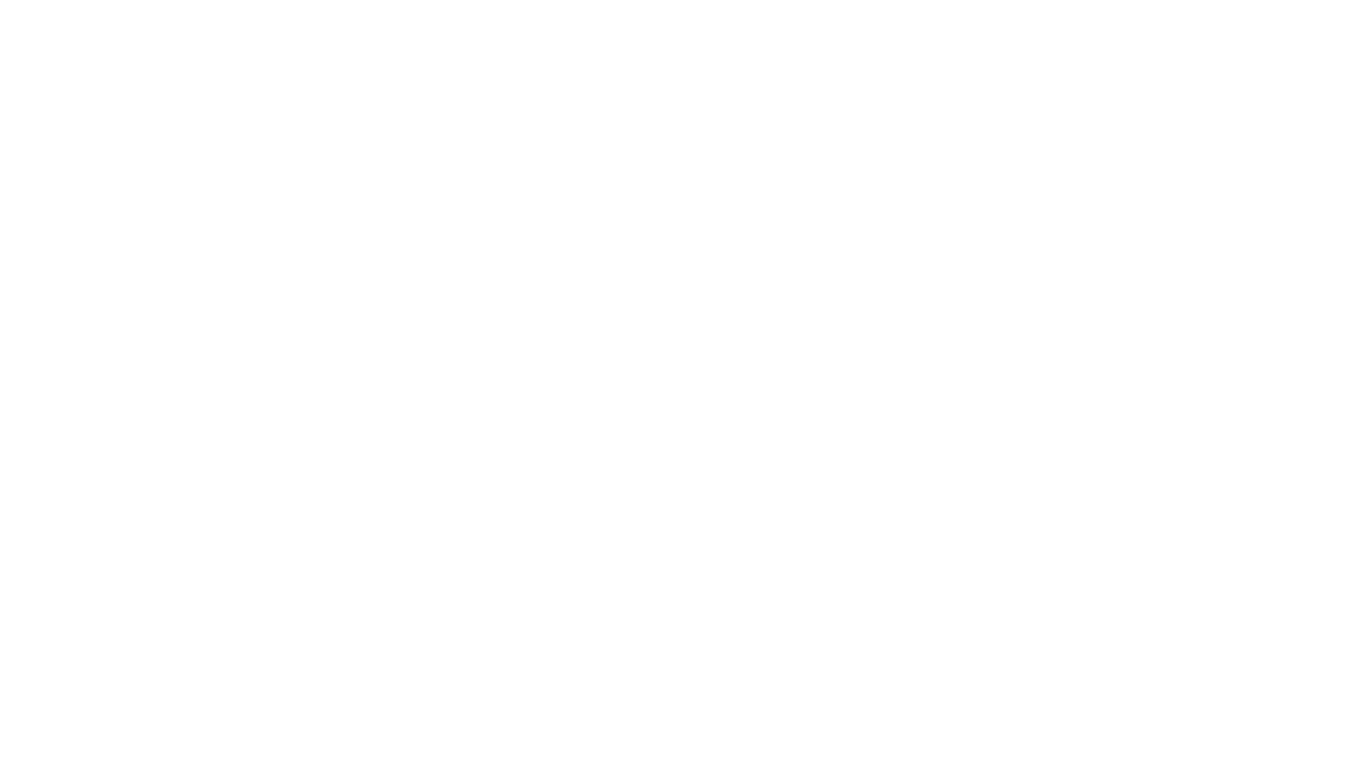
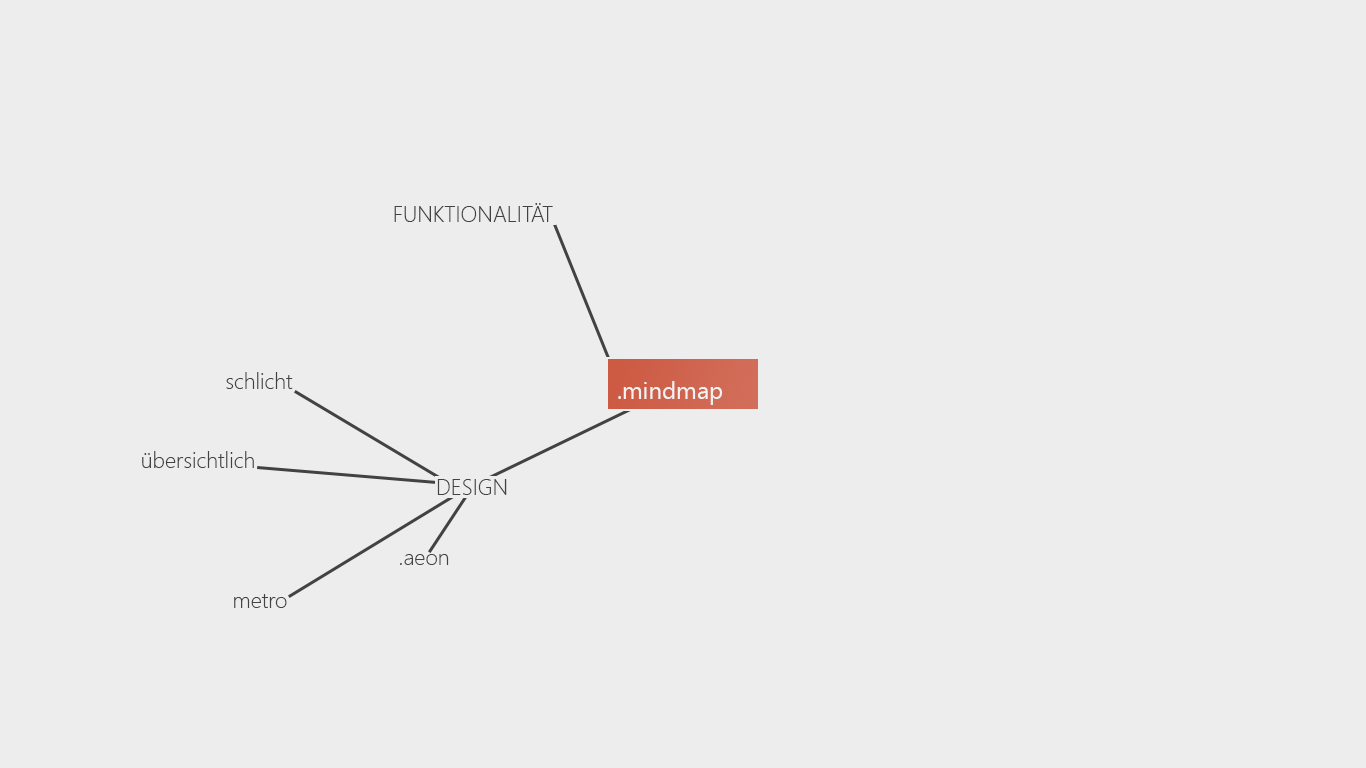
Layer changes from the first (1366, 768) image to the second:
added group "Konzept 1" with 8 layers above "DESIGN" over [142, 357, 760, 608]
added group ".mindmap" (1st of 2, in "Konzept 1") with 3 layers in group "Konzept 1" over [606, 357, 760, 411]
added layer ".mindmap" (2nd of 2, in "Konzept 1" › ".mindmap") in group ".mindmap" over [618, 381, 723, 405]
added layer "centerbg" in group ".mindmap" over [608, 359, 758, 409]
added layer "centerbgborder" in group ".mindmap" over [606, 357, 760, 411]
added layer ".aeon" in group "Konzept 1" over [400, 554, 449, 565]
added layer "metro" in group "Konzept 1" over [234, 594, 287, 608]
added layer "übersichtlich" in group "Konzept 1" over [142, 451, 254, 468]
added layer "schlicht" in group "Konzept 1" over [226, 372, 293, 389]
added group "DESIGN" (1st of 2) with 7 layers above "FUNKTIONALITÄT" over [257, 383, 683, 598]
added layer "DESIGN" (2nd of 2, in "DESIGN") in group "DESIGN" over [437, 479, 507, 495]
added layer "designbg" in group "DESIGN" over [435, 476, 509, 498]
added layer "Form 7" in group "DESIGN" over [468, 383, 683, 489]
added layer "Form 3" in group "DESIGN" over [294, 390, 457, 489]
added layer "Form 6" in group "DESIGN" over [428, 484, 475, 553]
added layer "Form 5" in group "DESIGN" over [288, 483, 474, 598]
added layer "Form 4" in group "DESIGN" over [257, 466, 473, 487]
added group "FUNKTIONALITÄT" (1st of 2) with 3 layers above "screenshots" over [392, 203, 610, 359]
added layer "FUNKTIONALITÄT" (2nd of 2, in "FUNKTIONALITÄT") in group "FUNKTIONALITÄT" over [394, 203, 553, 222]
added layer "funktionalitätbg" in group "FUNKTIONALITÄT" over [392, 203, 556, 225]
added layer "Form 2" in group "FUNKTIONALITÄT" over [552, 221, 610, 359]
painted on "Hintergrund" over [0, 0, 1366, 768]
